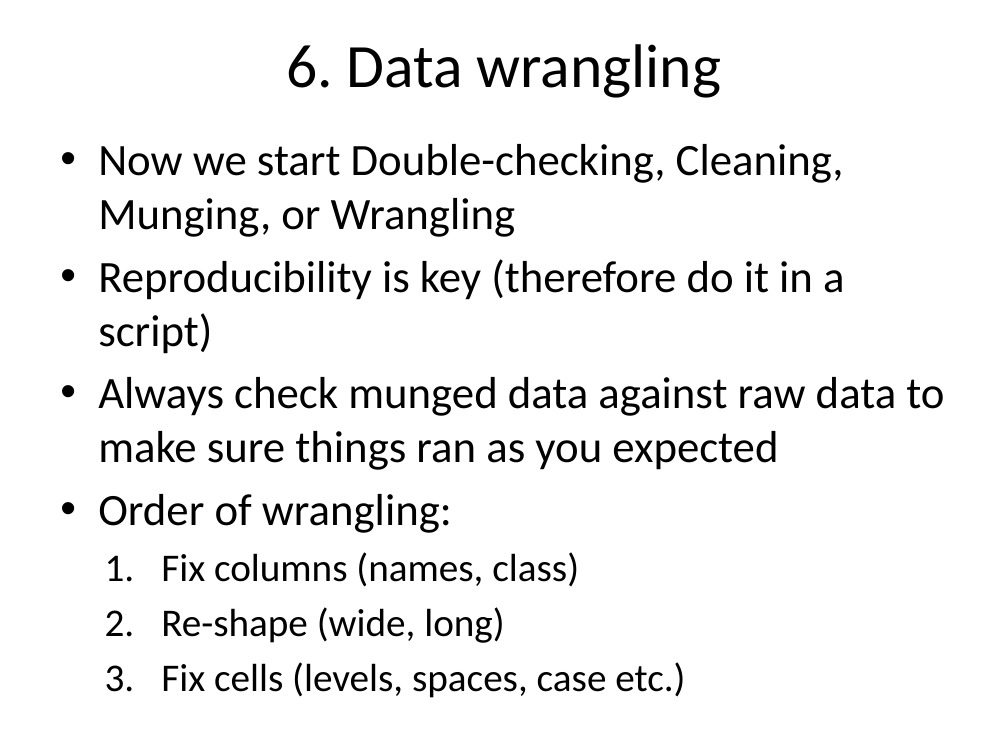
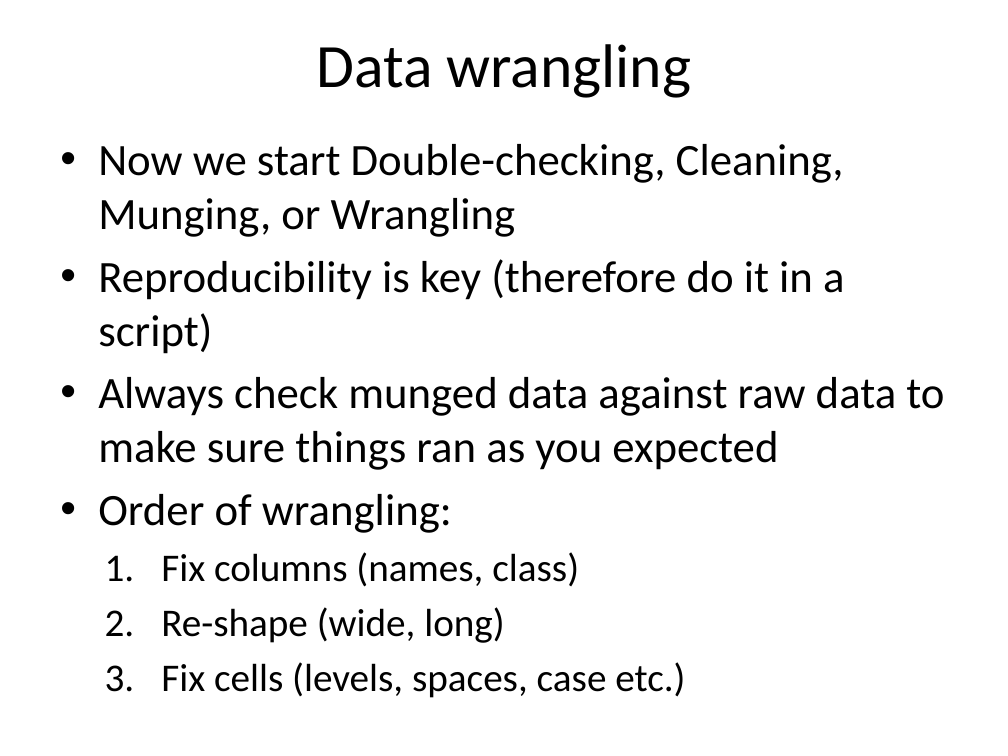
Before and after one commit to EEOB590A-Fall-2019/Course-Materials, a slide deck: slide 5 of 3. Data wrangling/Data_wrangling.pptx. Drawn at 1008x756 pixels with LibreOffice and Linux fonts; fonts in the diff are those of the drawing. Boxes give left, top, right and bottom in pixels: in the first picture for what was removed or moved away, otherwise in the second. Text is boxed around its words. In the diff, an @@ line names an element or a change of style, - is before the commit and + after.

```diff
--- a/3. Data wrangling/Data_wrangling.pptx
+++ b/3. Data wrangling/Data_wrangling.pptx
@@ title at <box>316,44,692,98</box>: text changed @@
-6. Data wrangling
+Data wrangling
```
Also in this commit, not shown: 4 other slides changed, 4 slides added, 2 slides removed, 1 other file.
